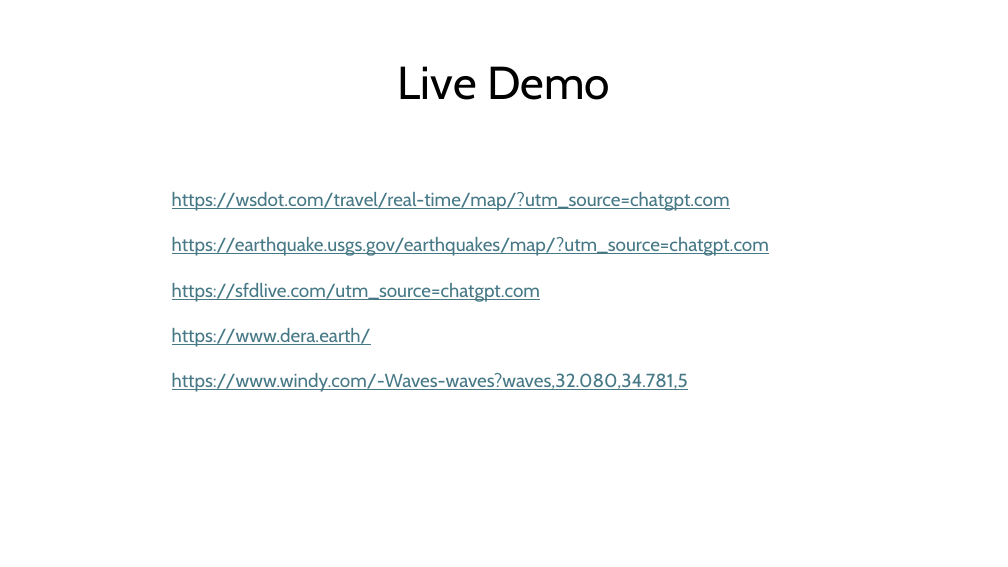
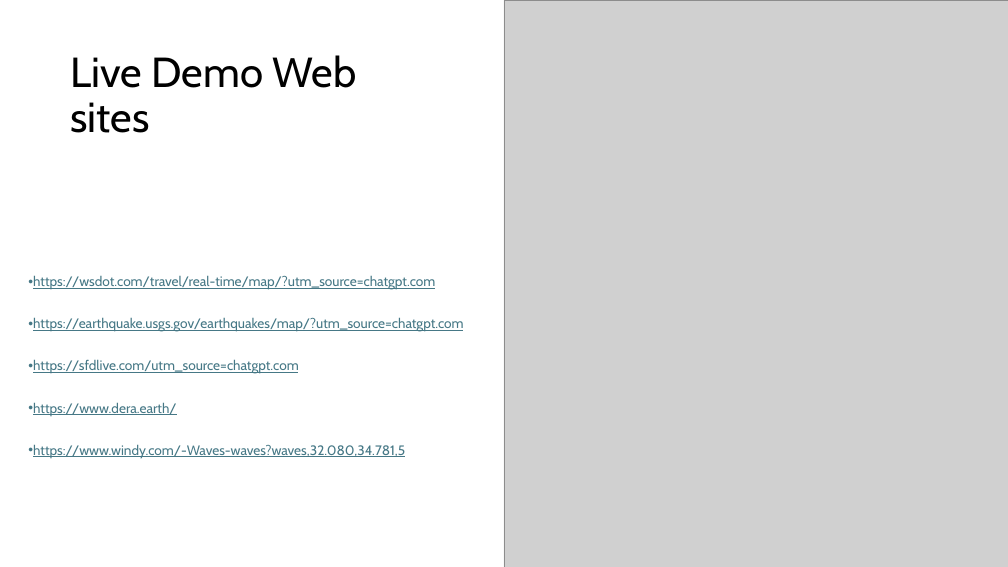
Before and after one commit to jamil-g/AIRC_Ecologik, a slide deck: slide 5 of Jamil Garzuzi.pptx. Drawn at 1008x567 pixels with LibreOffice and Linux fonts; fonts in the diff are those of the drawing; grey boxes stand for pictures. Boxes give left, top, right and bottom in pixels: in the first picture for what was removed or moved away, otherwise in the second. Text is boxed around its words. In the diff, an @@ line names an element or a change of style, - is before the commit and + after.

```diff
--- a/Jamil Garzuzi.pptx
+++ b/Jamil Garzuzi.pptx
@@ rectangle added at bbox=[0, 0, 705, 189], fill #FFFFFF @@
@@ picture added at bbox=[504, 0, 1008, 567] @@
@@ title at bbox=[71, 55, 357, 133]: text changed; size 44 to 40 pt @@
-Live Demo
+Live Demo Web sites
@@ text "https://wsdot.com/travel/real-time/map/?utm_source=chatgpt.c ...": place and size @@
-text "https://wsdot.com/travel/real-time/map/?utm_source=chatgpt.c ..." at bbox=[172, 192, 769, 392]
+text "https://wsdot.com/travel/real-time/map/?utm_source=chatgpt.c ..." at bbox=[33, 275, 463, 459]
@@ text "https://wsdot.com/travel/real-time/map/?utm_source=chatgpt.c ..." at bbox=[33, 275, 463, 459]: size 18 to 13 pt; bullet none to •; line spacing 1 to 0.9; more space between paragraphs; vertical alignment top to middle @@
```
Also in this commit, not shown: 2 slides added, 1 slide removed.
